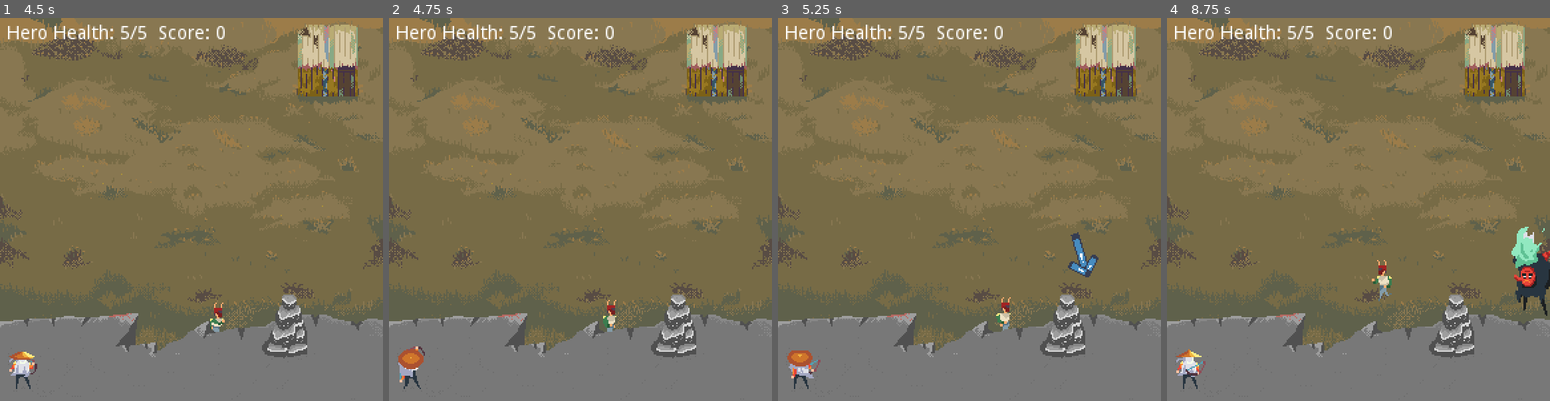
Above: before the commit, frames 1-4 (left to right).
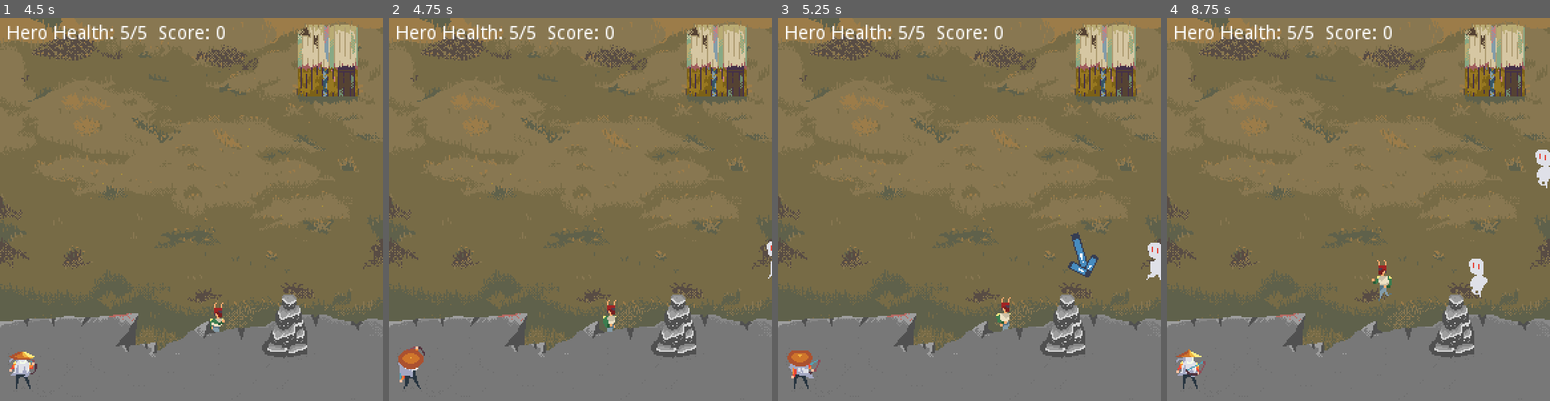
Above: after the commit, the same moments.

Repository: Hoimar/ashes
Game: Godot game, scene res://scenes/gamestates/main_menu.tscn
The game is run twice, just before and just after one commit, with the same random seed, the same clock (stepped at 60 frames per second) and the same inputs. The engine's default icon, where the game draws it, is replaced by a stand-in: a white triangle on a blue panel in a dark square.
Inputs (mouse positions are in pixels of both pictures, inside the frame that each line leads up to):
- Up to frame 1 (4.5 s): click "Play" at 0.5 s; move the mouse to (275, 190) at 1.27 s; press the mouse at (275, 190) at 1.28 s; move the mouse to (114, 228) at 2.02 s; release the mouse at (114, 228) at 2.03 s; click (114, 228) at 2.1 s; move the mouse to (229, 125) at 2.77 s; press the mouse at (229, 125) at 2.78 s; move the mouse to (172, 286) at 3.52 s; release the mouse at (172, 286) at 3.53 s; click (172, 286) at 3.6 s; move the mouse to (306, 266) at 4.27 s; press the mouse at (306, 266) at 4.28 s
- Up to frame 2 (4.75 s): no input
- Up to frame 3 (5.25 s): move the mouse to (854, 152) at 5.02 s; release the mouse at (854, 152) at 5.03 s; click (854, 152) at 5.1 s
- Up to frame 4 (8.75 s): move the mouse to (1377, 209) at 5.77 s; press the mouse at (1377, 209) at 5.78 s; move the mouse to (1301, 113) at 6.52 s; release the mouse at (1301, 113) at 6.53 s; click (1301, 113) at 6.6 s; move the mouse to (1442, 190) at 7.27 s; press the mouse at (1442, 190) at 7.28 s; move the mouse to (1281, 228) at 8.02 s; release the mouse at (1281, 228) at 8.03 s; click (1281, 228) at 8.1 s

Frame 1 is identical in both runs. In frame 2, less than 0.1% of the frame differs, in the area x 98-100%, y 58-69%; in frame 3, 0.3%; in frame 4, 2.0%, in the area x 78-100%, y 34-78%.

Commit message:
start at level 1

Diff:
--- a/scripts/global.gd
+++ b/scripts/global.gd
@@ -12,7 +12,7 @@
 	LOST,
 }
 
-var level: int = 3
+var level: int = 0
 var state: int
 var score: int
 
